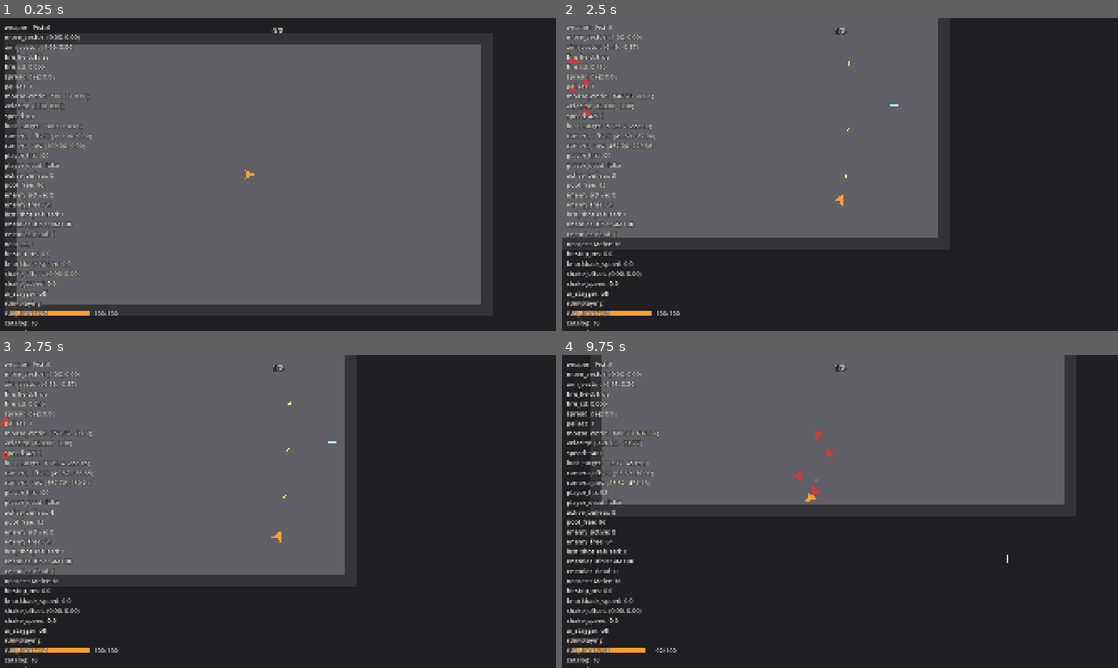
Above: before the commit, frames 1-4 (two rows, left to right).
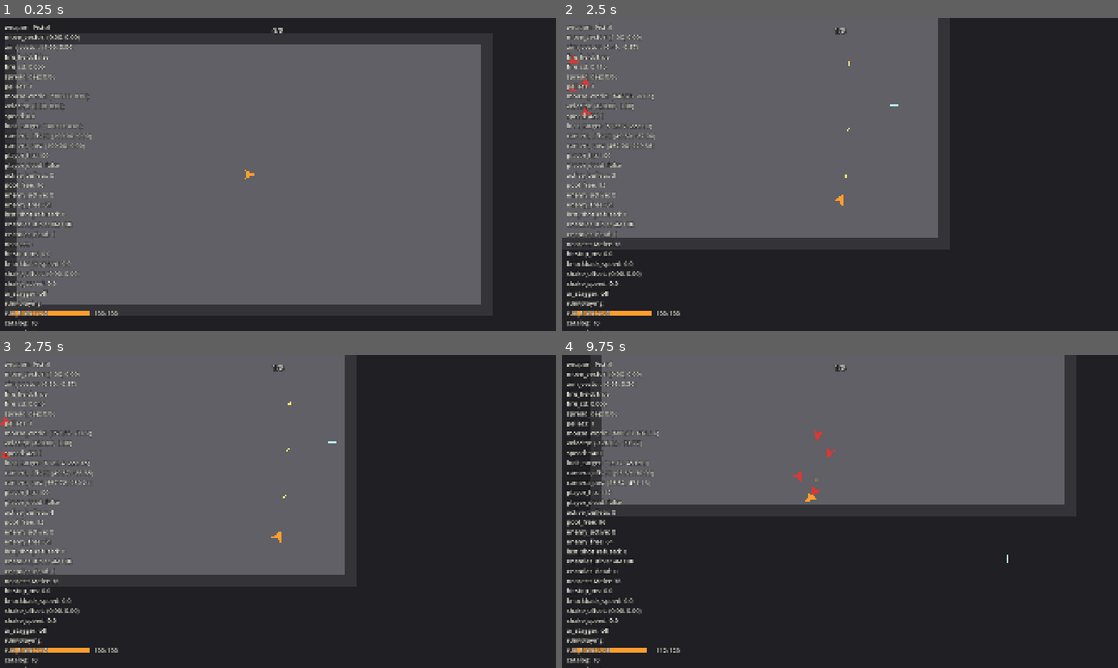
Above: after the commit, the same moments.

Repository: ZhiH2333/WPG
Game: Godot game, scene res://sandbox/combat_sandbox.tscn
Same seed, same stepped clock (60 frames per second), same inputs: the game is played once before the commit and once after it.
Inputs (mouse positions are in pixels of both pictures, inside the frame that each line leads up to):
- Up to frame 1 (0.25 s): no input
- Up to frame 2 (2.5 s): tap Enter at 0.5 s; move the mouse to (962, 158) at 0.52 s; press the mouse at (962, 158) at 0.53 s; hold D (move_right) 0.53-1.28 s; move the mouse to (728, 190) at 1.27 s; release the mouse at (728, 190) at 1.28 s; hold S (move_down) 1.28-2.03 s; click (728, 190) at 1.35 s; move the mouse to (895, 105) at 2.02 s; press the mouse at (895, 105) at 2.03 s; hold D (move_right) from 2.03 s (still down); tap 1 (weapon_pistol) at 2.1 s
- Up to frame 3 (2.75 s): keep holding D (move_right)
- Up to frame 4 (9.75 s): move the mouse to (812, 574) at 2.77 s; release D (move_right) at 2.78 s; release the mouse at (812, 574) at 2.78 s; hold U (debug_grant_upgrade, bound only after the commit) 2.78-3.53 s; tap 3 (weapon_rifle) at 2.85, 6.6 s; click (812, 574) at 3.05 s; move the mouse to (1006, 558) at 3.52 s; press the mouse at (1006, 558) at 3.53 s; hold A (move_left) 3.53-5.03 s; tap 2 (weapon_shotgun) at 3.6, 7.35 s; tap R (sandbox_reset) at 4.15 s; move the mouse to (673, 464) at 4.27 s; release the mouse at (673, 464) at 4.28 s; click (673, 464) at 4.35 s; move the mouse to (867, 511) at 5.02 s; press the mouse at (867, 511) at 5.03 s; hold S (move_down) 5.03-5.78 s; move the mouse to (756, 433) at 5.77 s; release the mouse at (756, 433) at 5.78 s; hold D (move_right) 5.78-6.53 s; tap 1 (weapon_pistol) at 5.85, 9.6 s; click (756, 433) at 6.05 s; move the mouse to (962, 495) at 6.52 s; press the mouse at (962, 495) at 6.53 s; hold U (debug_grant_upgrade, bound only after the commit) 6.53-7.28 s; move the mouse to (728, 527) at 7.27 s; release the mouse at (728, 527) at 7.28 s; hold D (move_right) 7.28-8.03 s; click (728, 527) at 7.55 s; move the mouse to (895, 442) at 8.02 s; press the mouse at (895, 442) at 8.03 s; hold S (move_down) 8.03-8.78 s; move the mouse to (812, 574) at 8.77 s; release the mouse at (812, 574) at 8.78 s; hold A (move_left) 8.78-9.53 s; click (812, 574) at 8.85 s; move the mouse to (1006, 558) at 9.52 s; press the mouse at (1006, 558) at 9.53 s; hold U (debug_grant_upgrade, bound only after the commit) from 9.53 s (still down)

Frames 1-3 are identical in both runs. In frame 4, less than 0.1% of the frame differs, in the area x 6-22%, y 43-96%.

Commit message:
:sparkles: health fully restored

Diff:
--- a/arena/run_session.gd
+++ b/arena/run_session.gd
@@ -19,6 +19,17 @@
 
 func bind_catalog(catalog: UpgradeCatalog) -> void:
 	_catalog = catalog
+
+func try_grant(upgrade_id: StringName) -> bool:
+	if _catalog == null:
+		return false
+	var def: UpgradeDef = _catalog.get_by_id(upgrade_id)
+	if def == null:
+		return false
+	if not def.stackable and has_upgrade(upgrade_id):
+		return false
+	_owned_ids.append(String(upgrade_id))
+	return true
 
 func restart() -> void:
 	_outcome = Outcome.PLAYING
--- /dev/null
+++ b/arena/upgrade_applier.gd
@@ -0,0 +1,130 @@
+extends Node
+class_name UpgradeApplier
+
+## 从底值重算 owned 合计。禁止在当前值上累加，禁止 UpgradeDef 自己改枪。
+const MIN_MAX_HP: int = 1
+const MIN_PELLETS: int = 1
+const MIN_FIRE_INTERVAL: float = 0.02
+const MIN_MOVE_SPEED: float = 80.0
+const MIN_I_FRAME_SEC: float = 0.05
+
+var _player: Player
+var _session: RunSession
+var _captured: bool = false
+var _base_max_hp: int = 0
+var _base_i_frame_sec: float = 0.0
+var _base_move_speed: float = 0.0
+var _base_knockback_impulse: float = 0.0
+var _base_weapon_damage: PackedInt32Array = PackedInt32Array()
+var _base_weapon_fire_interval: PackedFloat32Array = PackedFloat32Array()
+var _base_weapon_projectile_speed: PackedFloat32Array = PackedFloat32Array()
+var _base_shotgun_pellets: int = 0
+var _base_rifle_max_spread: float = 0.0
+
+func bind_player(player: Player) -> void:
+	_player = player
+
+func bind_session(session: RunSession) -> void:
+	_session = session
+
+func capture_baseline() -> void:
+	if _player == null:
+		return
+	var health: PlayerHealth = _player.get_player_health()
+	_base_max_hp = health.max_hp
+	_base_i_frame_sec = health.i_frame_sec
+	_base_move_speed = _player.get_player_motor().move_speed
+	_base_knockback_impulse = _player.knockback_impulse
+	_base_weapon_damage = PackedInt32Array()
+	_base_weapon_fire_interval = PackedFloat32Array()
+	_base_weapon_projectile_speed = PackedFloat32Array()
+	var host: WeaponHost = _player.get_weapon_host()
+	for weapon: Weapon in host.get_weapons():
+		_base_weapon_damage.append(weapon.damage)
+		_base_weapon_fire_interval.append(weapon.fire_interval)
+		_base_weapon_projectile_speed.append(weapon.projectile_speed)
+	var shotgun: Shotgun = host.get_shotgun()
+	if shotgun != null:
+		_base_shotgun_pellets = shotgun.pellet_count
+	var rifle: Rifle = host.get_rifle()
+	if rifle != null:
+		_base_rifle_max_spread = rifle.max_spread_deg
+	_captured = true
+
+func apply_owned() -> void:
+	if _player == null or not _captured:
+		return
+	var totals: Dictionary = _empty_totals()
+	_accumulate_owned(totals)
+	_write_runtime(totals)
+
+func _empty_totals() -> Dictionary:
+	return {
+		"max_hp_flat": 0,
+		"move_speed_pct": 0.0,
+		"damage_flat": 0,
+		"fire_rate_pct": 0.0,
+		"projectile_speed_flat": 0.0,
+		"i_frame_flat": 0.0,
+		"shotgun_pellets_flat": 0,
+		"rifle_max_spread_flat": 0.0,
+		"knockback_taken_pct": 0.0,
+	}
+
+func _accumulate_owned(totals: Dictionary) -> void:
+	if _session == null:
+		return
+	var catalog: UpgradeCatalog = _session.get_catalog()
+	if catalog == null:
+		return
+	for upgrade_id: String in _session.get_owned_upgrade_ids():
+		var def: UpgradeDef = catalog.get_by_id(StringName(upgrade_id))
+		if def == null:
+			continue
+		_add_def(def, totals)
+
+func _add_def(def: UpgradeDef, totals: Dictionary) -> void:
+	match def.kind:
+		UpgradeDef.Kind.MAX_HP_FLAT:
+			totals["max_hp_flat"] = int(totals["max_hp_flat"]) + int(round(def.value))
+		UpgradeDef.Kind.MOVE_SPEED_PCT:
+			totals["move_speed_pct"] = float(totals["move_speed_pct"]) + def.value
+		UpgradeDef.Kind.DAMAGE_FLAT:
+			totals["damage_flat"] = int(totals["damage_flat"]) + int(round(def.value))
+		UpgradeDef.Kind.FIRE_RATE_PCT:
+			totals["fire_rate_pct"] = float(totals["fire_rate_pct"]) + def.value
+		UpgradeDef.Kind.PROJECTILE_SPEED_FLAT:
+			totals["projectile_speed_flat"] = float(totals["projectile_speed_flat"]) + def.value
+		UpgradeDef.Kind.I_FRAME_FLAT:
+			totals["i_frame_flat"] = float(totals["i_frame_flat"]) + def.value
+		UpgradeDef.Kind.SHOTGUN_PELLETS_FLAT:
+			totals["shotgun_pellets_flat"] = int(totals["shotgun_pellets_flat"]) + int(round(def.value))
+		UpgradeDef.Kind.RIFLE_MAX_SPREAD_FLAT:
+			totals["rifle_max_spread_flat"] = float(totals["rifle_max_spread_flat"]) + def.value
+		UpgradeDef.Kind.KNOCKBACK_TAKEN_PCT:
+			totals["knockback_taken_pct"] = float(totals["knockback_taken_pct"]) + def.value
+
+func _write_runtime(totals: Dictionary) -> void:
+	var health: PlayerHealth = _player.get_player_health()
+	health.apply_max_hp(maxi(MIN_MAX_HP, _base_max_hp + int(totals["max_hp_flat"])))
+	health.i_frame_sec = maxf(MIN_I_FRAME_SEC, _base_i_frame_sec + float(totals["i_frame_flat"]))
+	_player.get_player_motor().move_speed = maxf(MIN_MOVE_SPEED, _base_move_speed * (1.0 + float(totals["move_speed_pct"])))
+	_player.knockback_impulse = _base_knockback_impulse * (1.0 + float(totals["knockback_taken_pct"]))
+	var fire_denom: float = 1.0 + float(totals["fire_rate_pct"])
+	if fire_denom <= 0.0:
+		fire_denom = 0.0001
+	var host: WeaponHost = _player.get_weapon_host()
+	var weapons: Array[Weapon] = host.get_weapons()
+	for i: int in weapons.size():
+		var weapon: Weapon = weapons[i]
+		weapon.damage = _base_weapon_damage[i] + int(totals["damage_flat"])
+		weapon.fire_interval = maxf(MIN_FIRE_INTERVAL, _base_weapon_fire_interval[i] / fire_denom)
+		weapon.projectile_speed = _base_weapon_projectile_speed[i] + float(totals["projectile_speed_flat"])
+	var shotgun: Shotgun = host.get_shotgun()
+	if shotgun != null:
+		shotgun.pellet_count = maxi(MIN_PELLETS, _base_shotgun_pellets + int(totals["shotgun_pellets_flat"]))
+	var rifle: Rifle = host.get_rifle()
+	if rifle == null:
+		return
+	rifle.max_spread_deg = maxf(rifle.min_spread_deg, _base_rifle_max_spread + float(totals["rifle_max_spread_flat"]))
+	rifle.clamp_current_spread_to_max()
--- a/debug/debug_overlay.gd
+++ b/debug/debug_overlay.gd
@@ -14,6 +14,7 @@
 var _enemies: Array[EnemyBase] = []
 var _encounter: EncounterPhrases
 var _run_session: RunSession
+var _last_grant_id: String = "-"
 var _fps_slot_min: PackedFloat32Array = PackedFloat32Array()
 var _fps_slot_sum: PackedFloat32Array = PackedFloat32Array()
 var _fps_slot_count: PackedInt32Array = PackedInt32Array()
@@ -58,6 +59,9 @@
 func bind_run_session(run_session: RunSession) -> void:
 	_run_session = run_session
 
+func set_last_grant_id(upgrade_id: String) -> void:
+	_last_grant_id = upgrade_id
+
 func get_fps_min_2s() -> float:
 	return _fps_min_2s
 
@@ -78,7 +82,7 @@
 	var fps: int = Engine.get_frames_per_second()
 	var velocity: Vector2 = _read_velocity()
 	var weapon: Weapon = _read_weapon()
-	return "weapon: %s\nmove_vector: %s\naim_vector: %s\nfire_h …(431 unchanged characters)… _time: %.2f\ncatalog: %d\nupgrades: %d\nphrase: %s\nphrase_alive: %d\nrest_left: …(65 unchanged characters)…
+	return "weapon: %s\nmove_vector: %s\naim_vector: %s\nfire_h …(431 unchanged characters)… _time: %.2f\ncatalog: %d\nupgrades: %d\ngrant: U\nlast_grant: %s\nphrase: %s\nphrase_alive: %d\nrest_left: …(65 unchanged characters)…
 		_read_weapon_name(weapon),
 		_format_vector(_player_input.move_vector),
 		_format_vector(_player_input.aim_vector),
@@ -111,6 +115,7 @@
 		_read_run_time(),
 		_read_catalog_count(),
 		_read_owned_upgrades(),
+		_last_grant_id,
 		_read_phrase_label(),
 		_read_phrase_alive(),
 		_read_rest_left(),
--- a/player/player.gd
+++ b/player/player.gd
@@ -30,6 +30,9 @@
 
 func get_player_health() -> PlayerHealth:
 	return _player_health
+
+func get_player_motor() -> PlayerMotor:
+	return _player_motor
 
 func get_weapon_host() -> WeaponHost:
 	return _weapon_host
--- a/player/player_health.gd
+++ b/player/player_health.gd
@@ -28,6 +28,15 @@
 
 func get_max_hp() -> int:
 	return max_hp
+
+func apply_max_hp(new_max: int) -> void:
+	new_max = maxi(1, new_max)
+	var delta: int = new_max - max_hp
+	max_hp = new_max
+	if delta > 0:
+		_hp = mini(max_hp, _hp + delta)
+		return
+	_hp = mini(_hp, max_hp)
 
 func is_defeated() -> bool:
 	return _defeated
--- a/player/weapon_host.gd
+++ b/player/weapon_host.gd
@@ -29,6 +29,23 @@
 		if pistol != null:
 			return pistol
 	return null
+
+func get_shotgun() -> Shotgun:
+	for weapon: Weapon in _weapons:
+		var shotgun: Shotgun = weapon as Shotgun
+		if shotgun != null:
+			return shotgun
+	return null
+
+func get_rifle() -> Rifle:
+	for weapon: Weapon in _weapons:
+		var rifle: Rifle = weapon as Rifle
+		if rifle != null:
+			return rifle
+	return null
+
+func get_weapons() -> Array[Weapon]:
+	return _weapons.duplicate()
 
 func deactivate_all() -> void:
 	_switch_locked = true
--- a/project.godot
+++ b/project.godot
@@ -74,6 +74,11 @@
 "events": [Object(InputEventKey,"resource_local_to_scene":false,"resource_name":"","device":-1,"window_id":0,"alt_press …(192 unchanged characters)…
 ]
 }
+debug_grant_upgrade={
+"deadzone": 0.5,
+"events": [Object(InputEventKey,"resource_local_to_scene":false,"resource_name":"","device":-1,"window_id":0,"alt_pressed":false,"shift_pressed":false,"ctrl_pressed":false,"meta_pressed":false,"pressed":false,"keycode":0,"physical_keycode":85,"key_label":0,"unicode":117,"location":0,"echo":false,"script":null)
+]
+}
 
 [layer_names]
 
--- a/sandbox/combat_sandbox.gd
+++ b/sandbox/combat_sandbox.gd
@@ -9,6 +9,7 @@
 	"max_hp_s", "max_hp_m", "swift", "heavy_round", "cadence",
 	"long_shot", "second_skin", "extra_pellets", "steady_rifle", "thick_hide",
 ]
+const GRANT_UPGRADE_ID: StringName = &"max_hp_s"
 
 ## 只有鼠标在窗口内且窗口有焦点时才藏系统光标，避免出窗后桌面丢指针。
 var _mouse_inside_window: bool = true
@@ -26,6 +27,7 @@
 @onready var _sfx_pool: SfxPool = $SfxPool
 @onready var _encounter: EncounterPhrases = $EncounterPhrases
 @onready var _run_session: RunSession = $RunSession
+@onready var _upgrade_applier: UpgradeApplier = $UpgradeApplier
 
 func _ready() -> void:
 	_apply_wall_layers()
@@ -42,10 +44,13 @@
 	_run_session.tick(delta)
 
 func _unhandled_input(event: InputEvent) -> void:
-	if not event.is_action_pressed("sandbox_reset"):
+	if event.is_action_pressed("sandbox_reset"):
+		_reset_sandbox()
+		get_viewport().set_input_as_handled()
 		return
-	_reset_sandbox()
-	get_viewport().set_input_as_handled()
+	if event.is_action_pressed("debug_grant_upgrade"):
+		_try_debug_grant()
+		get_viewport().set_input_as_handled()
 
 func _bind_runtime() -> void:
 	var player_input: PlayerInput = _player.get_player_input()
@@ -76,7 +81,12 @@
 	_run_session.bind_catalog(UPGRADE_CATALOG)
 	_assert_upgrade_catalog()
 	_run_session.restart()
+	_upgrade_applier.bind_player(_player)
+	_upgrade_applier.bind_session(_run_session)
+	_upgrade_applier.capture_baseline()
+	_upgrade_applier.apply_owned()
 	_debug_overlay.bind_run_session(_run_session)
+	_debug_overlay.set_last_grant_id("-")
 
 func _collect_enemies() -> Array[EnemyBase]:
 	var enemies: Array[EnemyBase] = []
@@ -109,10 +119,20 @@
 func _reset_sandbox() -> void:
 	_projectiles.park_all()
 	_enemy_projectiles.park_all()
+	_run_session.restart()
+	_upgrade_applier.apply_owned()
 	_player.reset_for_sandbox()
 	_hold_all_in_reserve()
 	_encounter.restart()
-	_run_session.restart()
+	_debug_overlay.set_last_grant_id("-")
+
+func _try_debug_grant() -> void:
+	if _player.is_defeated():
+		return
+	if not _run_session.try_grant(GRANT_UPGRADE_ID):
+		return
+	_upgrade_applier.apply_owned()
+	_debug_overlay.set_last_grant_id(String(GRANT_UPGRADE_ID))
 
 func _bind_window_cursor() -> void:
 	var window: Window = get_window()
--- a/sandbox/combat_sandbox.tscn
+++ b/sandbox/combat_sandbox.tscn
@@ -12,6 +12,7 @@
 [ext_resource type="Script" path="res://arena/encounter_phrases.gd" id="10_encounter"]
 [ext_resource type="PackedScene" path="res://ui/hud.tscn" id="11_hud"]
 [ext_resource type="Script" path="res://arena/run_session.gd" id="12_run"]
+[ext_resource type="Script" path="res://arena/upgrade_applier.gd" id="13_applier"]
 
 [sub_resource type="RectangleShape2D" id="RectangleShape2D_hwall"]
 size = Vector2(1680, 40)
@@ -183,6 +184,9 @@
 [node name="RunSession" type="Node" parent="."]
 script = ExtResource("12_run")
 
+[node name="UpgradeApplier" type="Node" parent="."]
+script = ExtResource("13_applier")
+
 [node name="Player" parent="." instance=ExtResource("2_player")]
 
 [node name="PlayerCamera" parent="." instance=ExtResource("4_camera")]
--- a/weapons/rifle.gd
+++ b/weapons/rifle.gd
@@ -22,6 +22,9 @@
 
 func get_current_spread_deg() -> float:
 	return _current_spread_deg
+
+func clamp_current_spread_to_max() -> void:
+	_current_spread_deg = clampf(_current_spread_deg, min_spread_deg, max_spread_deg)
 
 func _should_reset_cooldown_on_release() -> bool:
 	return true
Not shown, added: arena/upgrade_applier.gd.uid
Not shown: 1 places in sandbox/combat_sandbox.tscn that only renumber resources
Not shown, changed: README.md
